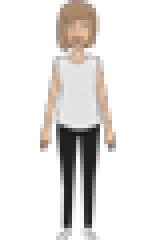
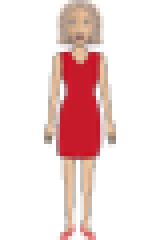
Two versions of the same layered image (w=160, h=240). Layer-by-layer changes:
hid "Слой 16" over <box>40,0,116,240</box>
showed "Слой 2" over <box>44,0,116,240</box>
